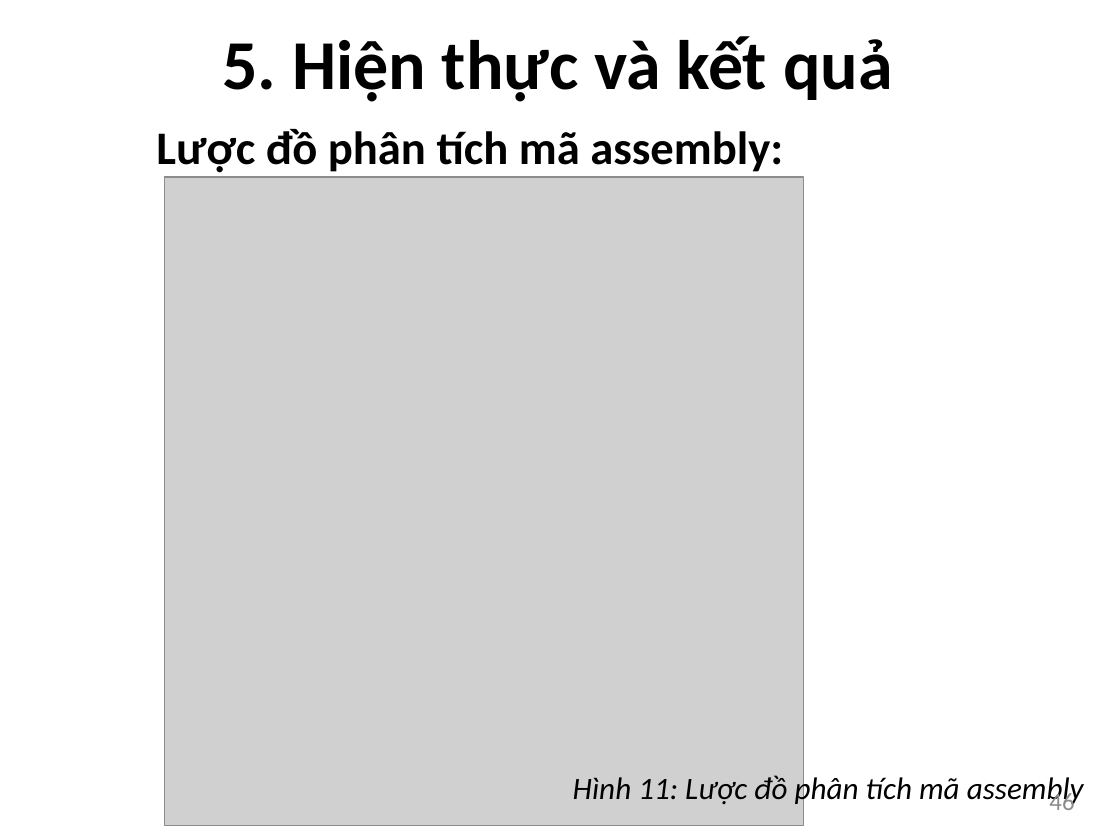
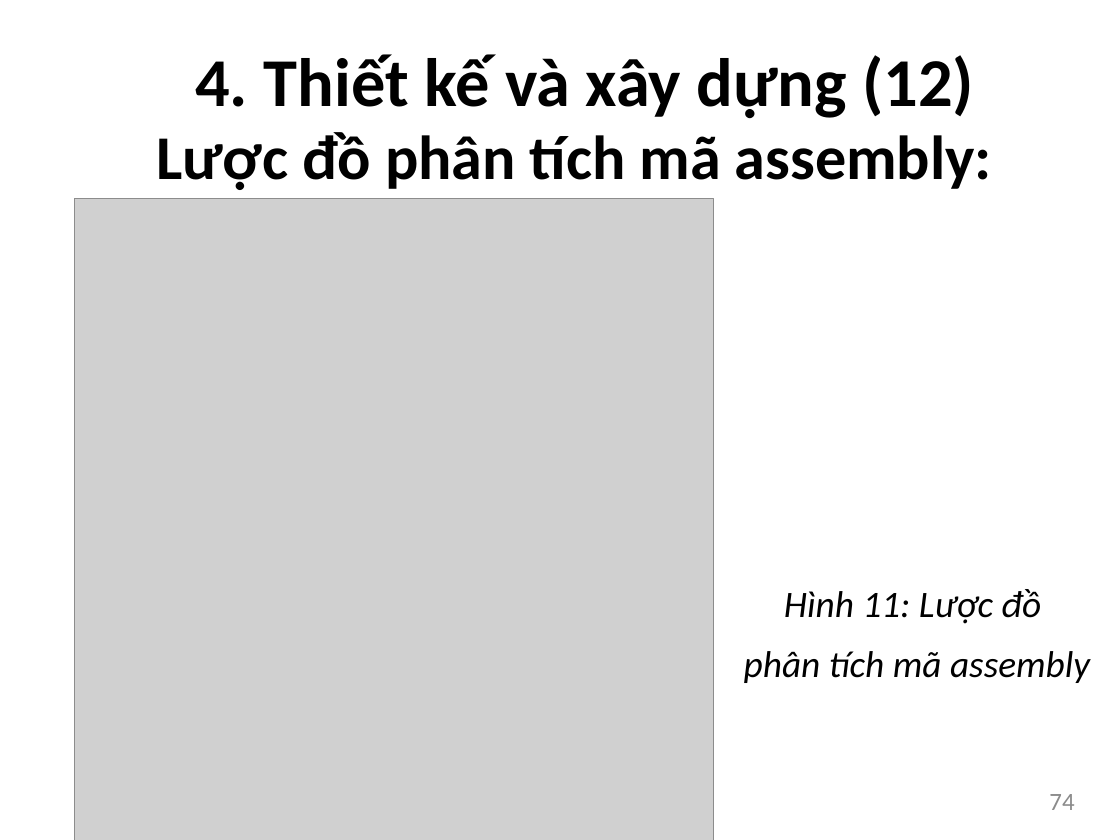
Before and after one commit to bntam/LVTN, a slide deck: slide 74 of Slide/Slide.pptx (slide 46 before the commit). Drawn at 1120x840 pixels with LibreOffice and Linux fonts; fonts in the diff are those of the drawing; grey boxes stand for pictures. Boxes give left, top, right and bottom in pixels: in the first picture for what was removed or moved away, otherwise in the second. Text is boxed around its words. In the diff, an @@ line names an element or a change of style, - is before the commit and + after.

```diff
--- a/Slide/Slide.pptx
+++ b/Slide/Slide.pptx
@@ title added at (195, 54, 974, 119), 44 pt, text #000000, bold @@
+4. Thiết kế và xây dựng (12)
@@ text removed at (222, 36, 893, 102) @@
-5. Hiện thực và kết quả
@@ text "Lược đồ phân tích mã ..." at (156, 132, 992, 190): size 30 to 40 pt @@
@@ picture: place and size @@
-picture at (165, 177, 804, 825)
+picture at (75, 198, 715, 840)
@@ text at (744, 589, 1090, 683): text changed; size 20 to 24 pt @@
-Hình 11: Lược đồ phân tích mã assembly
+Hình 11: Lược đồ
+phân tích mã assembly
@@ page number at (1049, 794, 1074, 810): text changed @@
-46
+74
```
Also in this commit, not shown: 50 other slides changed, 44 slides added, 2 slides removed.
